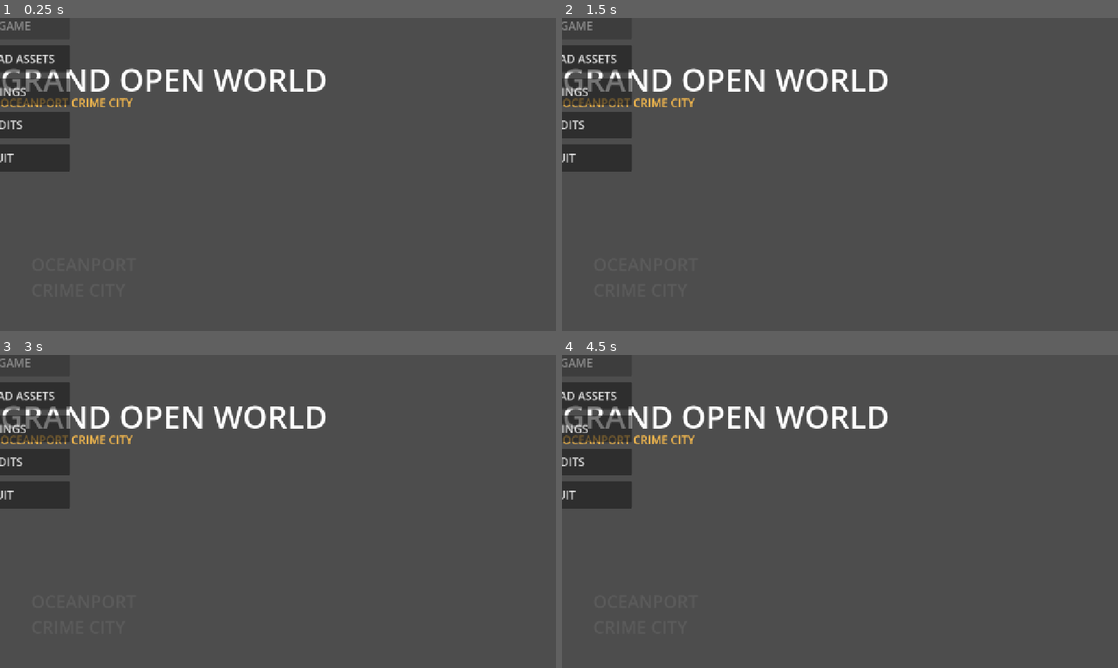
Above: before the commit, frames 1-4 (two rows, left to right).
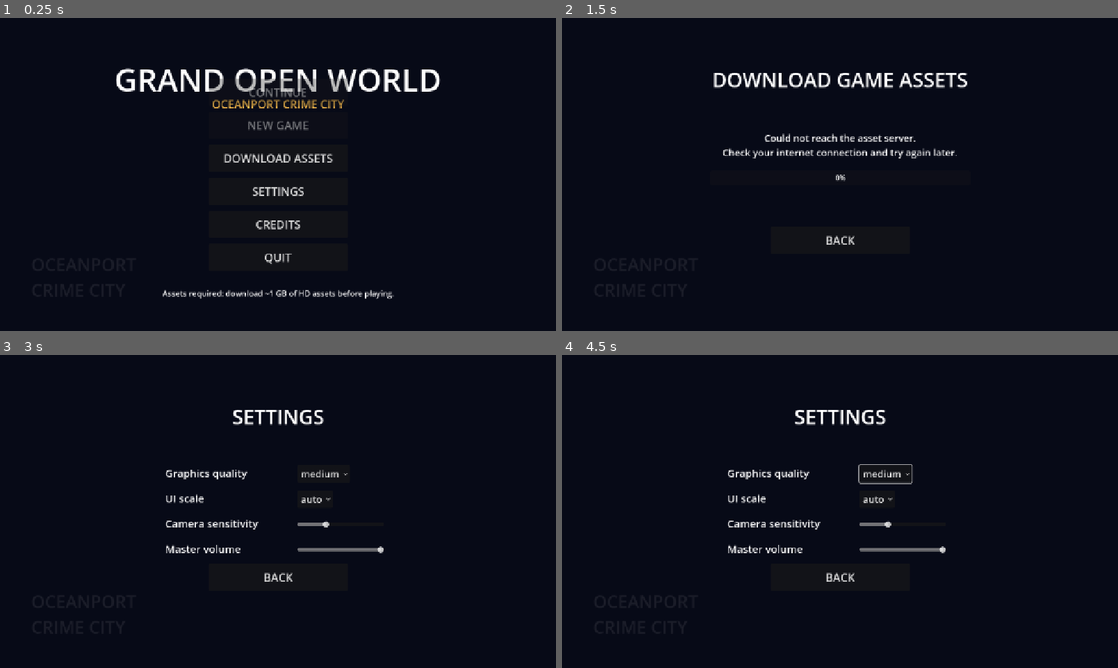
Above: after the commit, the same moments.

Repository: Woodjamesley201/Grand-Open-World-Android
Game: Godot game, scene res://scenes/main.tscn
Same seed, same stepped clock (60 frames per second), same inputs: the game is played once before the commit and once after it.
Inputs (mouse positions are in pixels of both pictures, inside the frame that each line leads up to):
- Up to frame 1 (0.25 s): no input
- Up to frame 2 (1.5 s): tap Enter at 0.5 s; move the mouse to (962, 158) at 0.52 s; hold D (move_right) 0.53-1.25 s; click (962, 158) at 0.6 s; click (840, 158) at 1.25 s, where only the run after the commit has a clickable "DOWNLOAD ASSETS"
- Up to frame 3 (3 s): click (278, 577) at 2 s, where only the run after the commit has a clickable "BACK"; click (278, 527) at 2.75 s, where only the run after the commit has a clickable "SETTINGS"
- Up to frame 4 (4.5 s): click (884, 473) at 3.5 s, where only the run after the commit has a clickable "medium"; click (878, 498) at 4.25 s, where only the run after the commit has a clickable "auto"

The runs differ from the first frame. In frame 1, 99% of the frame differs, in the area x 0-100%, y 0-100%; in frame 2, 99%; in frame 3, 100%; in frame 4, 100%.

Commit message:
Fix menu/overlay layout: anchor math on tablets, MainMenu to CanvasLayer
- Add UiLayout helper: explicit anchor+offset placement for HUD, touch controls,
  menu screens, pause menu, mission dialogs (no more set_position after anchors)
- MainMenu is now a CanvasLayer so its panels size to the full screen
- Add --layouttest headless mode: dumps every Control rect at 1340x800
  (Tab A9 8.7" canvas) and flags off-screen/empty elements; all screens clean
- Verified in-game HUD, joystick, buttons, pause menu, mission dialog fit

Diff:
--- a/scripts/game/hud.gd
+++ b/scripts/game/hud.gd
@@ -77,40 +77,35 @@
 	armor_bar = _bar(root, Color(0.3, 0.6, 0.95), Vector2(14, 254), 210.0)
 	# money top-right
 	money_label = _label(root, "$0", 30, Color(0.5, 0.95, 0.5))
-	money_label.set_anchors_preset(Control.PRESET_TOP_RIGHT)
-	money_label.position = Vector2(-260, 16)
+	money_label.horizontal_alignment = HORIZONTAL_ALIGNMENT_RIGHT
+	UiLayout.place(money_label, 1.0, 0.0, Vector2(-270, 16), Vector2(250, 44))
 	# wanted stars
 	wanted_label = _label(root, "", 34, Color(1.0, 0.85, 0.2))
-	wanted_label.set_anchors_preset(Control.PRESET_TOP_RIGHT)
-	wanted_label.position = Vector2(-260, 56)
+	wanted_label.horizontal_alignment = HORIZONTAL_ALIGNMENT_RIGHT
+	UiLayout.place(wanted_label, 1.0, 0.0, Vector2(-270, 60), Vector2(250, 46))
 	# objective
 	objective_label = _label(root, "", 22, Color(1, 1, 1))
-	objective_label.set_anchors_preset(Control.PRESET_TOP_RIGHT)
-	objective_label.position = Vector2(-520, 100)
 	objective_label.custom_minimum_size = Vector2(500, 60)
+	UiLayout.place(objective_label, 1.0, 0.0, Vector2(-520, 106), Vector2(500, 60))
 	objective_label.autowrap_mode = TextServer.AUTOWRAP_WORD_SMART
 	objective_label.horizontal_alignment = HORIZONTAL_ALIGNMENT_RIGHT
 	# speed (vehicle)
 	speed_label = _label(root, "", 30, Color(1, 1, 1))
-	speed_label.set_anchors_preset(Control.PRESET_BOTTOM_RIGHT)
-	speed_label.position = Vector2(-260, -160)
+	UiLayout.place(speed_label, 1.0, 1.0, Vector2(-260, -175), Vector2(240, 44))
 	speed_label.horizontal_alignment = HORIZONTAL_ALIGNMENT_RIGHT
 	# ammo
 	ammo_label = _label(root, "", 24, Color(1.0, 0.9, 0.5))
-	ammo_label.set_anchors_preset(Control.PRESET_BOTTOM_RIGHT)
-	ammo_label.position = Vector2(-260, -120)
+	UiLayout.place(ammo_label, 1.0, 1.0, Vector2(-260, -128), Vector2(240, 38))
 	ammo_label.horizontal_alignment = HORIZONTAL_ALIGNMENT_RIGHT
 	# interaction prompt (center bottom)
 	prompt_label = _label(root, "", 26, Color(1.0, 0.9, 0.4))
-	prompt_label.set_anchors_preset(Control.PRESET_CENTER_BOTTOM)
-	prompt_label.position = Vector2(-300, -190)
 	prompt_label.custom_minimum_size = Vector2(600, 40)
+	UiLayout.place(prompt_label, 0.5, 1.0, Vector2(-300, -245), Vector2(600, 40))
 	prompt_label.horizontal_alignment = HORIZONTAL_ALIGNMENT_CENTER
 	# notifications (center top)
 	notif_label = _label(root, "", 26, Color(1, 1, 1))
-	notif_label.set_anchors_preset(Control.PRESET_CENTER_TOP)
-	notif_label.position = Vector2(-400, 130)
 	notif_label.custom_minimum_size = Vector2(800, 40)
+	UiLayout.place(notif_label, 0.5, 0.0, Vector2(-400, 130), Vector2(800, 40))
 	notif_label.horizontal_alignment = HORIZONTAL_ALIGNMENT_CENTER
 	notif_label.autowrap_mode = TextServer.AUTOWRAP_WORD_SMART
 	# fps
@@ -123,8 +118,7 @@
 	pause_btn.text = "II"
 	pause_btn.add_theme_font_size_override("font_size", 26)
 	pause_btn.custom_minimum_size = Vector2(64, 56)
-	pause_btn.set_anchors_preset(Control.PRESET_TOP_RIGHT)
-	pause_btn.position = Vector2(-80, 12)
+	UiLayout.place(pause_btn, 1.0, 0.0, Vector2(-84, 12), Vector2(72, 60))
 	pause_btn.pressed.connect(func():
 		if main != null and main.has_method("open_pause_menu"):
 			main.call("open_pause_menu"))
--- a/scripts/game/mission_system.gd
+++ b/scripts/game/mission_system.gd
@@ -463,9 +463,8 @@
 	# this node is in the world tree; add the canvas layer to the scene root
 	get_tree().current_scene.add_child.call_deferred(layer)
 	var bg := Panel.new()
-	bg.set_anchors_preset(Control.PRESET_BOTTOM_WIDE)
-	bg.position = Vector2(0, -190)
 	bg.custom_minimum_size = Vector2(0, 190)
+	UiLayout.bottom_row(bg, 190)
 	var style := StyleBoxFlat.new()
 	style.bg_color = Color(0.02, 0.03, 0.06, 0.92)
 	style.set_corner_radius_all(0)
@@ -473,12 +472,12 @@
 	_dialog_root.add_child(bg)
 	_dialog_name = Label.new()
 	_dialog_name.add_theme_font_size_override("font_size", 26)
-	_dialog_name.position = Vector2(40, -180)
+	_dialog_name.position = Vector2(40, 12)
 	_dialog_name.modulate = Color(1.0, 0.8, 0.3)
 	bg.add_child(_dialog_name)
 	_dialog_text = Label.new()
 	_dialog_text.add_theme_font_size_override("font_size", 24)
-	_dialog_text.position = Vector2(40, -140)
+	_dialog_text.position = Vector2(40, 50)
 	_dialog_text.custom_minimum_size = Vector2(900, 80)
 	_dialog_text.autowrap_mode = TextServer.AUTOWRAP_WORD_SMART
 	bg.add_child(_dialog_text)
@@ -486,7 +485,7 @@
 	hint.text = "TAP TO CONTINUE"
 	hint.add_theme_font_size_override("font_size", 18)
 	hint.modulate = Color(0.6, 0.6, 0.7)
-	hint.position = Vector2(40, -60)
+	hint.position = Vector2(40, 150)
 	bg.add_child(hint)
 	var btn := Button.new()
 	btn.text = ""
--- a/scripts/main.gd
+++ b/scripts/main.gd
@@ -29,6 +29,40 @@
 	if args.has("smoke"):
 		smoke_test = true
 		start_game(true)
+		return
+	if args.has("layouttest"):
+		# UI layout verification: render at the Tab A9 8.7" resolution and
+		# dump every Control's rect so off-screen/empty elements are caught.
+		get_window().size = Vector2i(1340, 800)
+		await get_tree().process_frame
+		show_menu()
+		await get_tree().process_frame
+		await get_tree().process_frame
+		print("=== LAYOUT DUMP: MENU ===")
+		_dump_ui_layout()
+		for screen_name in ["_download_root", "_settings_root", "_credits_root"]:
+			if screen_name == "_download_root":
+				menu._menu_root.visible = false
+				menu._download_root.visible = true
+			elif screen_name == "_settings_root":
+				menu._menu_root.visible = false
+				menu._settings_root.visible = true
+			else:
+				menu._menu_root.visible = false
+				menu._credits_root.visible = true
+			await get_tree().process_frame
+			print("=== LAYOUT DUMP: ", screen_name, " ===")
+			_dump_ui_layout()
+			menu._download_root.visible = false
+			menu._settings_root.visible = false
+			menu._credits_root.visible = false
+		menu._menu_root.visible = true
+		start_game(true)
+		for i in range(6):
+			await get_tree().process_frame
+		print("=== LAYOUT DUMP: GAME ===")
+		_dump_ui_layout()
+		get_tree().quit()
 		return
 	if args.has("autostart"):
 		start_game(true)
@@ -173,6 +207,24 @@
 	if action == "quit":
 		_save_and_quit()
 
+func _dump_ui_layout() -> void:
+	var vs: Vector2 = get_viewport().get_visible_rect().size
+	print("LAYOUT viewport ", vs.x, "x", vs.y)
+	_dump_controls(get_tree().root, vs)
+
+func _dump_controls(node: Node, vs: Vector2) -> void:
+	for c in node.get_children():
+		if c is Control:
+			var r: Rect2 = (c as Control).get_global_rect()
+			var bad := ""
+			if r.position.x < -1.0 or r.position.y < -1.0 or r.end.x > vs.x + 1.0 or r.end.y > vs.y + 1.0:
+				bad = "  <<< OFFSCREEN"
+			if r.size.x <= 1.0 or r.size.y <= 1.0:
+				bad += "  <<< EMPTY"
+			if bad != "":
+				print("LAYOUT ", str(c.get_path()), " rect=", r, bad)
+		_dump_controls(c, vs)
+
 func _save_and_quit() -> void:
 	if player != null:
 		var veh_id := ""
@@ -193,15 +245,14 @@
 	var title := Label.new()
 	title.text = "GRAND OPEN WORLD"
 	title.add_theme_font_size_override("font_size", 54)
-	title.set_anchors_preset(Control.PRESET_CENTER_TOP)
-	title.position.y = 80.0
+	UiLayout.row(title, 80, 70)
 	title.horizontal_alignment = HORIZONTAL_ALIGNMENT_CENTER
 	layer.add_child(title)
 	_loading_label = Label.new()
 	_loading_label.text = "Loading Oceanport..."
 	_loading_label.add_theme_font_size_override("font_size", 26)
-	_loading_label.set_anchors_preset(Control.PRESET_CENTER)
-	_loading_label.position.y = 0.0
+	_loading_label.horizontal_alignment = HORIZONTAL_ALIGNMENT_CENTER
+	UiLayout.place(_loading_label, 0.5, 0.5, Vector2(-250, -20), Vector2(500, 40))
 	layer.add_child(_loading_label)
 	add_child(layer)
 
--- a/scripts/menu/main_menu.gd
+++ b/scripts/menu/main_menu.gd
@@ -1,7 +1,7 @@
 ## MainMenu - title screen shown before the game opens.
 ## The player must download the HD asset packs (~1 GB) before playing.
 class_name MainMenu
-extends Control
+extends CanvasLayer
 
 signal start_requested(new_game: bool)
 
@@ -21,8 +21,7 @@
 	asset_manager.name = "AssetManager"
 	add_child(asset_manager)
 
-	set_anchors_preset(Control.PRESET_FULL_RECT)
-	mouse_filter = Control.MOUSE_FILTER_STOP
+	layer = 50
 
 	_build_menu()
 	_build_download_screen()
@@ -58,8 +57,7 @@
 	var title := Label.new()
 	title.text = "GRAND OPEN WORLD"
 	title.add_theme_font_size_override("font_size", 72)
-	title.set_anchors_preset(Control.PRESET_CENTER_TOP)
-	title.position = Vector2(0, 90)
+	UiLayout.row(title, 90, 90)
 	title.custom_minimum_size = Vector2(0, 90)
 	title.horizontal_alignment = HORIZONTAL_ALIGNMENT_CENTER
 	_menu_root.add_child(title)
@@ -68,17 +66,17 @@
 	subtitle.text = "OCEANPORT CRIME CITY"
 	subtitle.add_theme_font_size_override("font_size", 26)
 	subtitle.modulate = Color(1.0, 0.75, 0.3)
-	subtitle.set_anchors_preset(Control.PRESET_CENTER_TOP)
-	subtitle.position = Vector2(0, 175)
+	UiLayout.row(subtitle, 178, 40)
 	subtitle.horizontal_alignment = HORIZONTAL_ALIGNMENT_CENTER
 	_menu_root.add_child(subtitle)
 
+	var center := CenterContainer.new()
+	center.set_anchors_preset(Control.PRESET_FULL_RECT)
+	_menu_root.add_child(center)
 	var vbox := VBoxContainer.new()
-	vbox.set_anchors_preset(Control.PRESET_CENTER)
-	vbox.position = Vector2(-160, -90)
 	vbox.custom_minimum_size = Vector2(320, 0)
 	vbox.add_theme_constant_override("separation", 14)
-	_menu_root.add_child(vbox)
+	center.add_child(vbox)
 
 	_buttons.clear()
 	var cont := _menu_button(vbox, "CONTINUE")
@@ -102,8 +100,7 @@
 
 	_play_note = Label.new()
 	_play_note.add_theme_font_size_override("font_size", 18)
-	_play_note.set_anchors_preset(Control.PRESET_CENTER_BOTTOM)
-	_play_note.position = Vector2(0, -70)
+	UiLayout.bottom_row(_play_note, 30, 70)
 	_play_note.horizontal_alignment = HORIZONTAL_ALIGNMENT_CENTER
 	_play_note.custom_minimum_size = Vector2(0, 30)
 	_menu_root.add_child(_play_note)
@@ -146,31 +143,27 @@
 	var title := Label.new()
 	title.text = "DOWNLOAD GAME ASSETS"
 	title.add_theme_font_size_override("font_size", 46)
-	title.set_anchors_preset(Control.PRESET_CENTER_TOP)
-	title.position = Vector2(0, 110)
+	UiLayout.row(title, 110, 50)
 	title.horizontal_alignment = HORIZONTAL_ALIGNMENT_CENTER
 	_download_root.add_child(title)
 
 	_dl_status = Label.new()
 	_dl_status.text = "Checking for updates..."
 	_dl_status.add_theme_font_size_override("font_size", 22)
-	_dl_status.set_anchors_preset(Control.PRESET_CENTER)
-	_dl_status.position = Vector2(-350, -60)
+	UiLayout.place(_dl_status, 0.5, 0.5, Vector2(-350, -100), Vector2(700, 60))
 	_dl_status.custom_minimum_size = Vector2(700, 60)
 	_dl_status.horizontal_alignment = HORIZONTAL_ALIGNMENT_CENTER
 	_dl_status.autowrap_mode = TextServer.AUTOWRAP_WORD_SMART
 	_download_root.add_child(_dl_status)
 
 	_dl_progress = ProgressBar.new()
-	_dl_progress.set_anchors_preset(Control.PRESET_CENTER)
-	_dl_progress.position = Vector2(-300, 20)
+	UiLayout.place(_dl_progress, 0.5, 0.5, Vector2(-300, -10), Vector2(600, 34))
 	_dl_progress.custom_minimum_size = Vector2(600, 34)
 	_dl_progress.show_percentage = true
 	_download_root.add_child(_dl_progress)
 
 	var back := _menu_button(_download_root, "BACK")
-	back.set_anchors_preset(Control.PRESET_CENTER_BOTTOM)
-	back.position = Vector2(-160, -150)
+	UiLayout.place(back, 0.5, 1.0, Vector2(-160, -240), Vector2(320, 62))
 	back.pressed.connect(func():
 		_download_root.visible = false
 		_menu_root.visible = true
@@ -240,17 +233,17 @@
 	var title := Label.new()
 	title.text = "SETTINGS"
 	title.add_theme_font_size_override("font_size", 46)
-	title.set_anchors_preset(Control.PRESET_CENTER_TOP)
-	title.position = Vector2(0, 110)
+	UiLayout.row(title, 110, 50)
 	title.horizontal_alignment = HORIZONTAL_ALIGNMENT_CENTER
 	_settings_root.add_child(title)
 
+	var center := CenterContainer.new()
+	center.set_anchors_preset(Control.PRESET_FULL_RECT)
+	_settings_root.add_child(center)
 	var vbox := VBoxContainer.new()
-	vbox.set_anchors_preset(Control.PRESET_CENTER)
-	vbox.position = Vector2(-260, -140)
 	vbox.custom_minimum_size = Vector2(520, 0)
 	vbox.add_theme_constant_override("separation", 18)
-	_settings_root.add_child(vbox)
+	center.add_child(vbox)
 
 	var quality_row := HBoxContainer.new()
 	vbox.add_child(quality_row)
@@ -329,8 +322,7 @@
 	vol_row.add_child(vol)
 
 	var back := _menu_button(_settings_root, "BACK")
-	back.set_anchors_preset(Control.PRESET_CENTER_BOTTOM)
-	back.position = Vector2(-160, -120)
+	UiLayout.place(back, 0.5, 1.0, Vector2(-160, -240), Vector2(320, 62))
 	back.pressed.connect(func():
 		_settings_root.visible = false
 		_menu_root.visible = true)
@@ -352,23 +344,20 @@
 	var title := Label.new()
 	title.text = "CREDITS"
 	title.add_theme_font_size_override("font_size", 46)
-	title.set_anchors_preset(Control.PRESET_CENTER_TOP)
-	title.position = Vector2(0, 110)
+	UiLayout.row(title, 110, 50)
 	title.horizontal_alignment = HORIZONTAL_ALIGNMENT_CENTER
 	_credits_root.add_child(title)
 
 	var body := Label.new()
 	body.text = "GRAND OPEN WORLD\n\nAn original open-world crime sandbox\nset in the fictional city of Oceanport.\n\nEngine: Godot 4 (mobile renderer)\nAll code, models, textures and audio are\nprocedurally generated originals.\n\nNo GTA assets were used.\n\nLicense: MIT"
 	body.add_theme_font_size_override("font_size", 24)
-	body.set_anchors_preset(Control.PRESET_CENTER)
-	body.position = Vector2(-350, -150)
 	body.custom_minimum_size = Vector2(700, 400)
+	UiLayout.place(body, 0.5, 0.5, Vector2(-350, -210), Vector2(700, 400))
 	body.horizontal_alignment = HORIZONTAL_ALIGNMENT_CENTER
 	_credits_root.add_child(body)
 
 	var back := _menu_button(_credits_root, "BACK")
-	back.set_anchors_preset(Control.PRESET_CENTER_BOTTOM)
-	back.position = Vector2(-160, -120)
+	UiLayout.place(back, 0.5, 1.0, Vector2(-160, -240), Vector2(320, 62))
 	back.pressed.connect(func():
 		_credits_root.visible = false
 		_menu_root.visible = true)
--- a/scripts/ui/pause_menu.gd
+++ b/scripts/ui/pause_menu.gd
@@ -21,17 +21,17 @@
 	var title := Label.new()
 	title.text = "PAUSED"
 	title.add_theme_font_size_override("font_size", 52)
-	title.set_anchors_preset(Control.PRESET_CENTER_TOP)
-	title.position = Vector2(0, 100)
+	UiLayout.row(title, 100, 70)
 	title.horizontal_alignment = HORIZONTAL_ALIGNMENT_CENTER
 	root.add_child(title)
 
+	var center := CenterContainer.new()
+	center.set_anchors_preset(Control.PRESET_FULL_RECT)
+	root.add_child(center)
 	var vbox := VBoxContainer.new()
-	vbox.set_anchors_preset(Control.PRESET_CENTER)
-	vbox.position = Vector2(-200, -160)
 	vbox.custom_minimum_size = Vector2(400, 0)
 	vbox.add_theme_constant_override("separation", 14)
-	root.add_child(vbox)
+	center.add_child(vbox)
 
 	var resume := _btn(vbox, "RESUME")
 	resume.pressed.connect(func(): closed.emit("resume"))
@@ -57,7 +57,7 @@
 func _build_settings(root: Control) -> void:
 	_settings_panel = VBoxContainer.new()
 	_settings_panel.visible = false
-	_settings_panel.position = Vector2(700, 220)
+	UiLayout.place(_settings_panel, 0.5, 0.0, Vector2(40, 200), Vector2(420, 380))
 	_settings_panel.custom_minimum_size = Vector2(420, 300)
 	_settings_panel.add_theme_constant_override("separation", 18)
 	root.add_child(_settings_panel)
--- a/scripts/ui/touch_controls.gd
+++ b/scripts/ui/touch_controls.gd
@@ -26,9 +26,8 @@
 	root.add_child(_look)
 	# joystick bottom-left
 	_joystick = Joystick.new()
-	_joystick.position = Vector2(30, -330)
-	_joystick.set_anchors_preset(Control.PRESET_BOTTOM_LEFT)
 	_joystick.size = Vector2(280, 280)
+	UiLayout.place(_joystick, 0.0, 1.0, Vector2(30, -310), Vector2(280, 280))
 	_joystick.mouse_filter = Control.MOUSE_FILTER_STOP
 	root.add_child(_joystick)
 	# button groups
@@ -63,9 +62,8 @@
 	b.action = action
 	b.label_text = text
 	b.radius = radius
-	b.set_anchors_preset(Control.PRESET_BOTTOM_RIGHT)
-	b.position = pos
 	b.size = Vector2(radius * 2.0 + 20.0, radius * 2.0 + 20.0)
+	UiLayout.place(b, 1.0, 1.0, pos)
 	parent.add_child(b)
 	_buttons[action] = b
 
--- /dev/null
+++ b/scripts/ui/ui_layout.gd
@@ -0,0 +1,52 @@
+## UiLayout - anchor-relative placement helpers.
+##
+## Godot's Control.position is ABSOLUTE inside the parent: setting
+## `position = Vector2(-160, -90)` on a center-anchored control puts it at
+## (-160, -90) from the parent's top-left, i.e. off screen. These helpers set
+## point anchors with explicit offsets so controls land where the anchor
+## intends, at any window size.
+class_name UiLayout
+extends RefCounted
+
+## Point-anchor the control at (ax, ay) in [0..1]; its top-left sits `off`
+## pixels from that point and it is `sz` in size. If sz is omitted the
+## control keeps its current size.
+static func place(c: Control, ax: float, ay: float, off: Vector2, sz: Vector2 = Vector2()) -> void:
+	c.anchor_left = ax
+	c.anchor_right = ax
+	c.anchor_top = ay
+	c.anchor_bottom = ay
+	if sz == Vector2():
+		sz = c.size
+	c.offset_left = off.x
+	c.offset_top = off.y
+	c.offset_right = off.x + sz.x
+	c.offset_bottom = off.y + sz.y
+
+## Full-width horizontal row: y spans [top, top + height].
+static func row(c: Control, top: float, height: float) -> void:
+	c.anchor_left = 0.0
+	c.anchor_right = 1.0
+	c.anchor_top = 0.0
+	c.anchor_bottom = 0.0
+	c.offset_left = 0.0
+	c.offset_right = 0.0
+	c.offset_top = top
+	c.offset_bottom = top + height
+
+## Full-width row glued to the bottom edge: y spans [bottom - height - margin,
+## bottom - margin].
+static func bottom_row(c: Control, height: float, margin: float = 0.0) -> void:
+	c.anchor_left = 0.0
+	c.anchor_right = 1.0
+	c.anchor_top = 1.0
+	c.anchor_bottom = 1.0
+	c.offset_left = 0.0
+	c.offset_right = 0.0
+	c.offset_top = -(height + margin)
+	c.offset_bottom = -margin
+
+## Center a control on screen (call after its children are built so the
+## final size is known).
+static func center(c: Control) -> void:
+	c.set_anchors_and_offsets_preset(Control.PRESET_CENTER)
Not shown, added: scripts/ui/ui_layout.gd.uid
